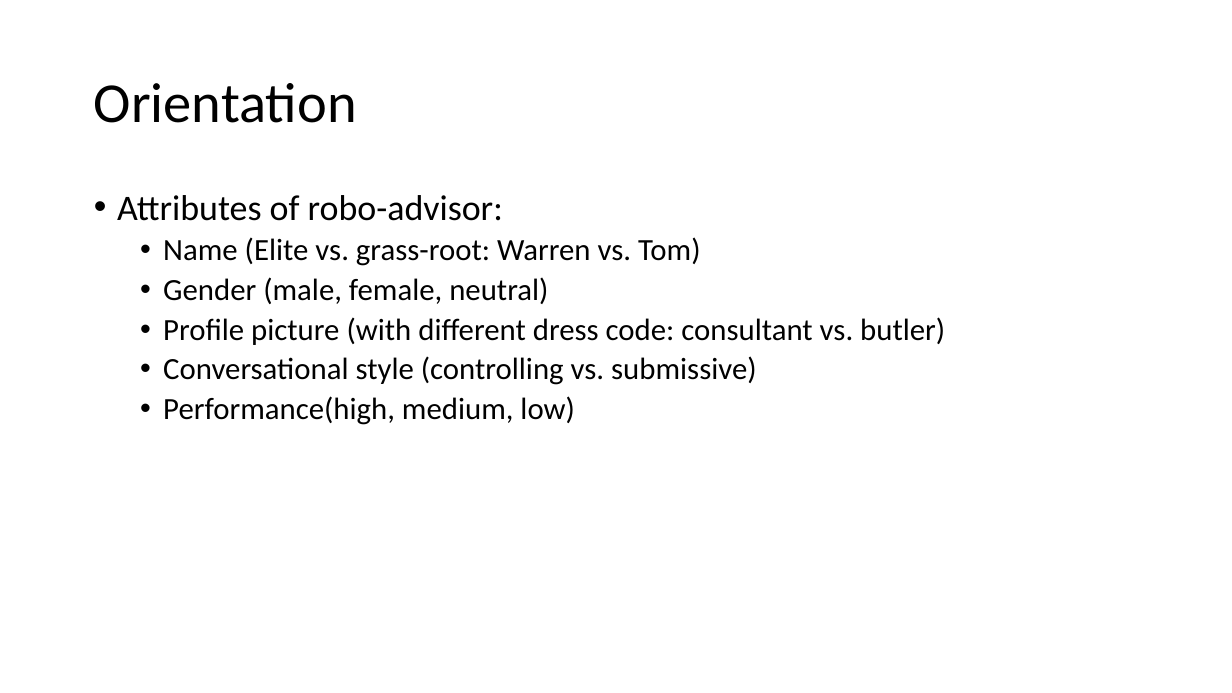
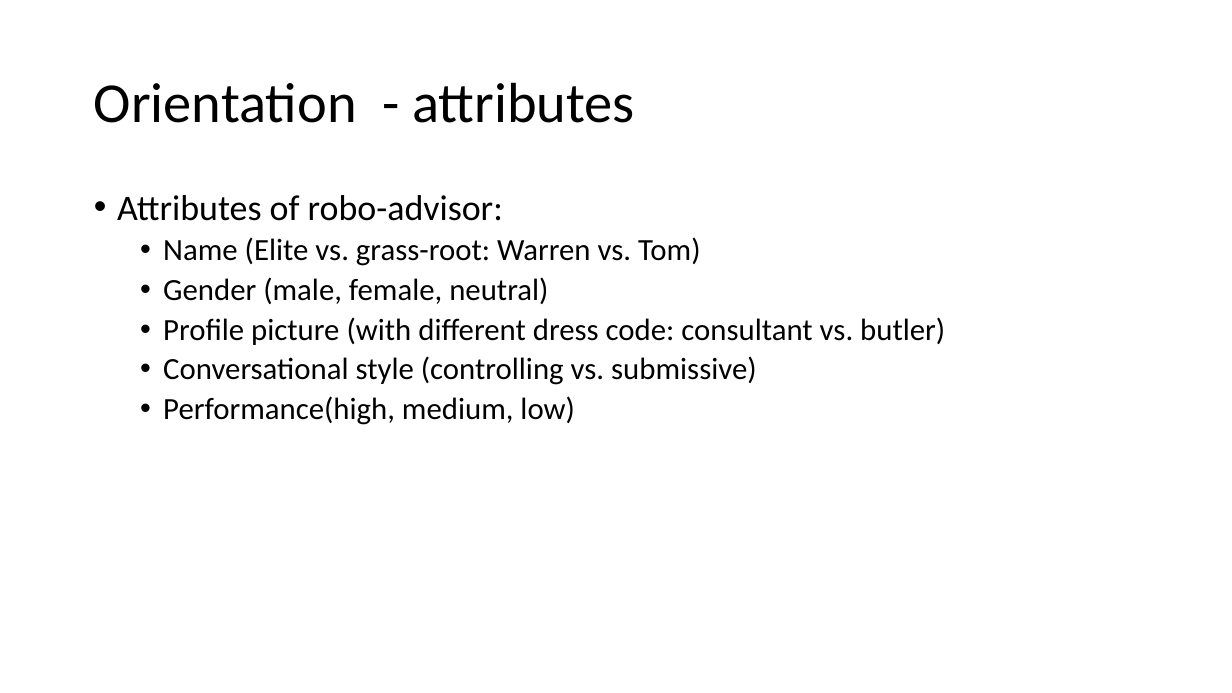
Before and after one commit to ZWLori/robo-advisor, a slide deck: slide 4 of images/Robo-advisor design materials.pptx. Drawn at 1232x693 pixels with LibreOffice and Linux fonts; fonts in the diff are those of the drawing. Boxes give left, top, right and bottom in pixels: in the first picture for what was removed or moved away, otherwise in the second. Text is boxed around its words. In the diff, an @@ line names an element or a change of style, - is before the commit and + after.

```diff
--- a/images/Robo-advisor design materials.pptx
+++ b/images/Robo-advisor design materials.pptx
@@ title at [94, 82, 635, 123]: text changed @@
-Orientation
+Orientation - attributes
```
Also in this commit, not shown: 1 other slide changed, 1 slide added.
